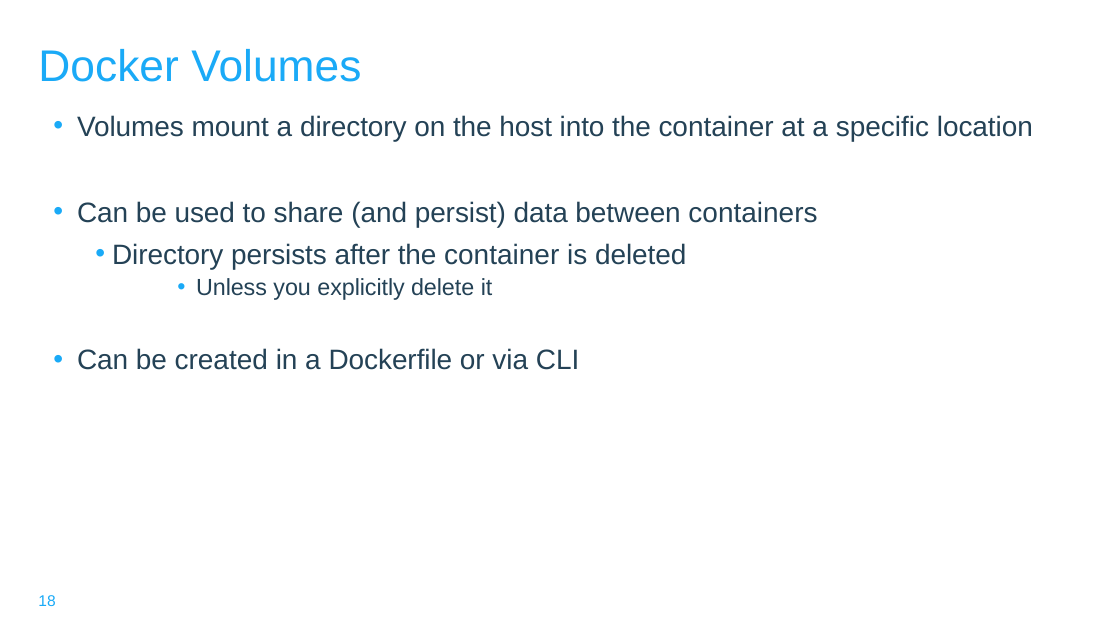
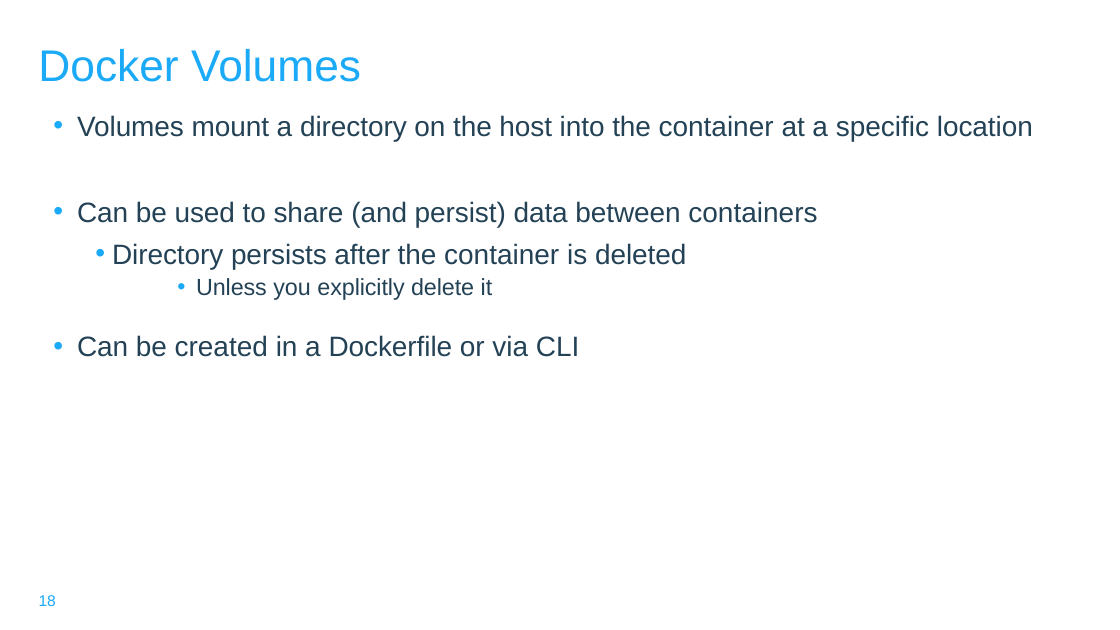
Before and after one commit to falcon-sky/containerization, a slide deck: slide 18 of Docker/Day1/docker_understanding.pptx. Drawn at 1120x630 pixels with LibreOffice and Linux fonts; fonts in the diff are those of the drawing; background and template pictures are left out. Boxes give left, top, right and bottom in pixels: in the first picture for what was removed or moved away, otherwise in the second. Text is boxed around its words. In the diff, an @@ line names an element or a change of style, - is before the commit and + after.

Commit message:
training docker

```diff
--- a/Docker/Day1/docker_understanding.pptx
+++ b/Docker/Day1/docker_understanding.pptx
@@ text "Can be used to share ..." rewrapped from bbox=[77, 201, 817, 370] to bbox=[77, 201, 817, 357] @@
```
Also in this commit, not shown: 20 other slides changed, 1 slide added, 1 slide removed, 16 other files.
